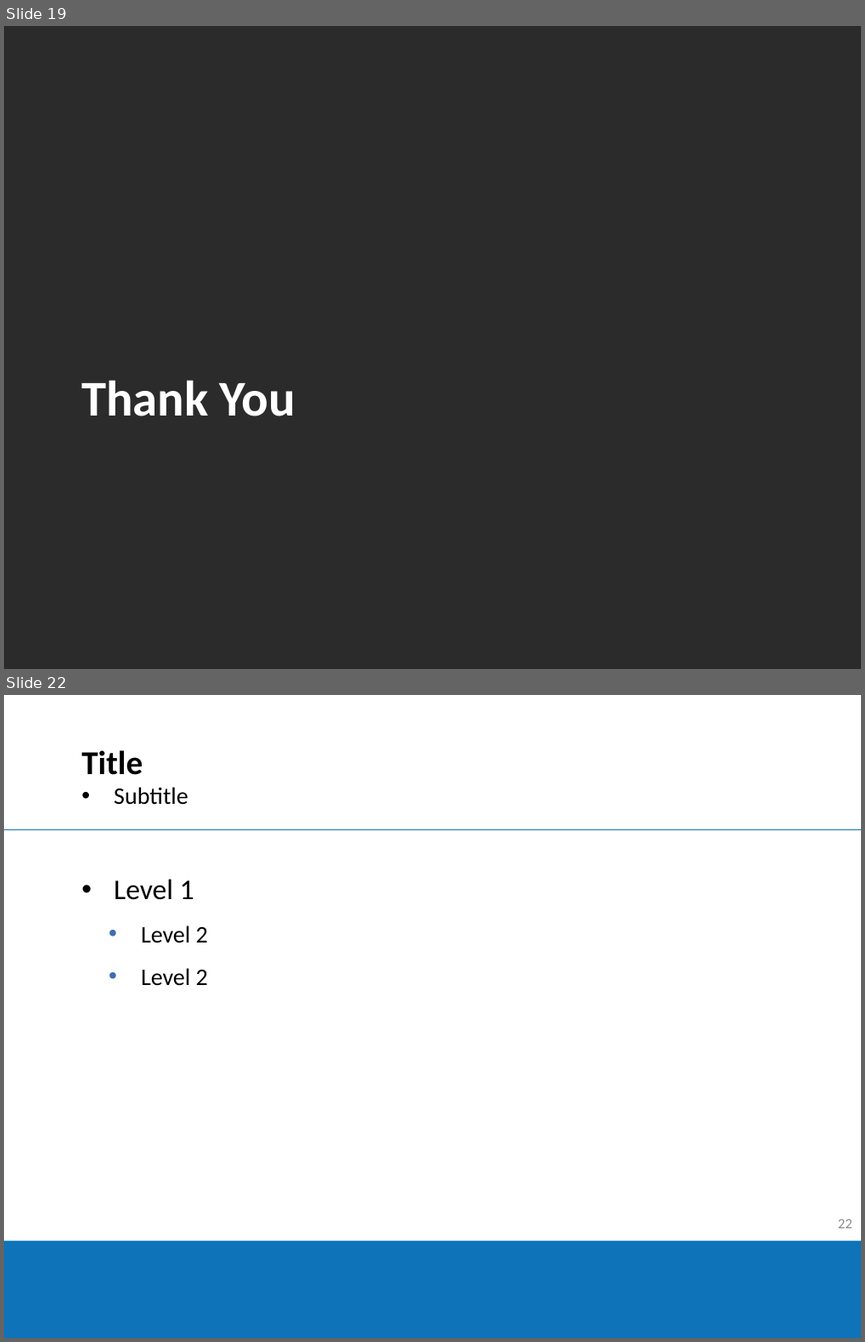
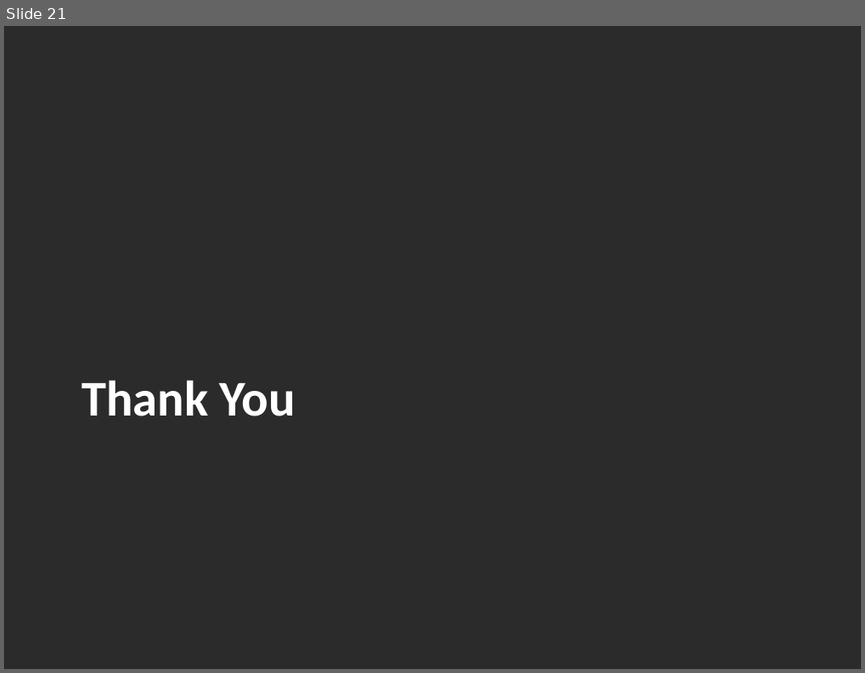
Before and after one commit to Buckley258/FYP, a slide deck: FYP_Demo.pptx. Shown one above the other, each under a label of ours: slides 19 and 22 before the commit, slide 21 after it; the slides between them are not shown. The pictures are 865x1342 and 865x673 pixels, drawn with LibreOffice and Linux fonts; fonts in the diff are those of the drawing; background and template pictures are left out; a plain dark background stands for a picture behind light text. Boxes give left, top, right and bottom in pixels: in the first picture for what was removed or moved away, otherwise in the second. Text is boxed around its words. In the diff, an @@ line names an element or a change of style, - is before the commit and + after.

```diff
--- a/FYP_Demo.pptx
+++ b/FYP_Demo.pptx
@@ slide 22 removed at bbox=[4, 695, 861, 1338], background #FFFFFF @@
@@ title removed at bbox=[81, 750, 143, 775] @@
-Title
@@ text removed at bbox=[114, 787, 188, 805] @@
-• Subtitle
@@ line removed from (4, 829) to (861, 829) @@
@@ text removed at bbox=[114, 879, 208, 985] @@
-• Level 1
-  • Level 2
-  • Level 2
@@ page number removed at bbox=[838, 1219, 852, 1228] @@
-22
@@ rectangle removed at bbox=[4, 1240, 861, 1337] @@
@@ what was slide 19 is now slide 21 @@
```
Also in this commit, not shown: 5 slides changed, 6 slides added, 5 other slides removed, 10 other files.
